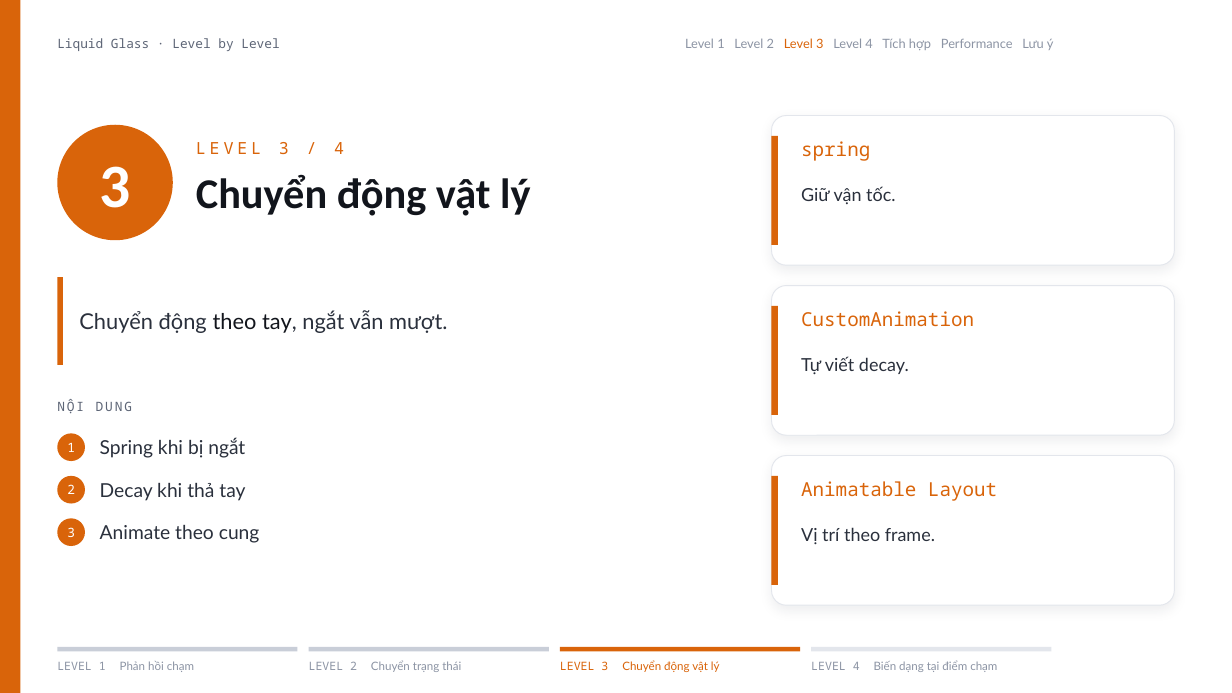
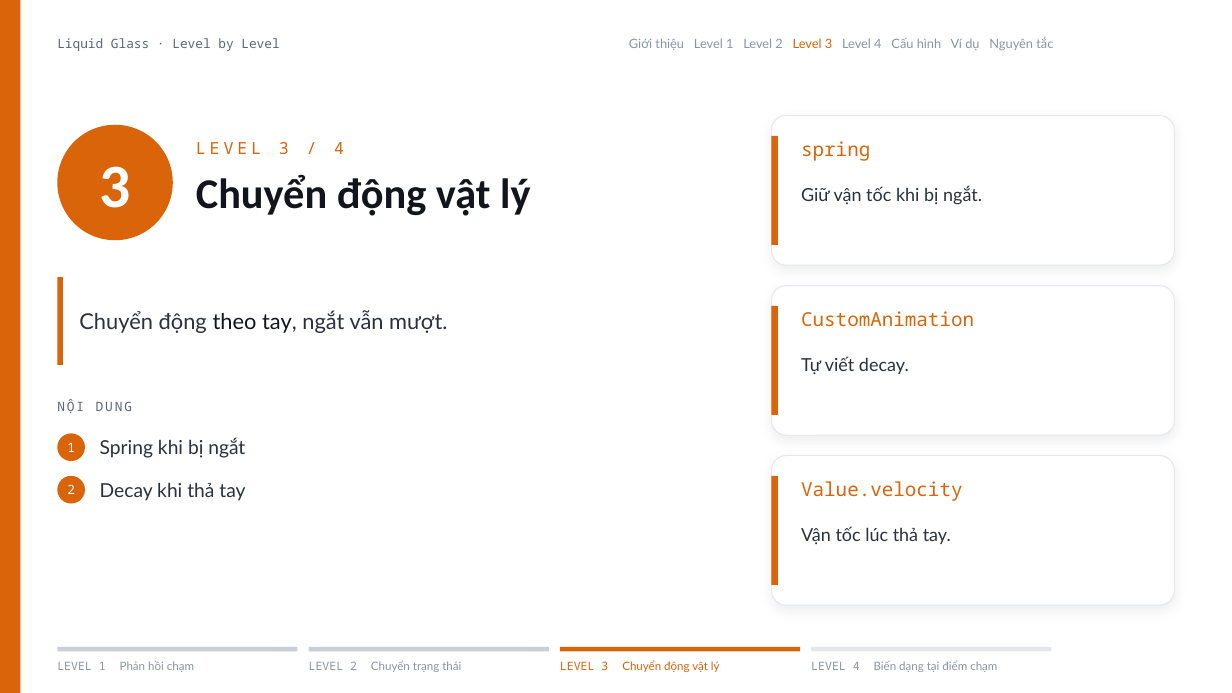
Before and after one commit to matech03/workshop-liquid-glass, a slide deck: slide 9 of slides/Trai-nghiem-Liquid-Glass.pptx (slide 8 before the commit). Drawn at 1232x693 pixels with LibreOffice and Linux fonts; fonts in the diff are those of the drawing. Boxes give left, top, right and bottom in pixels: in the first picture for what was removed or moved away, otherwise in the second. Text is boxed around its words. In the diff, an @@ line names an element or a change of style, - is before the commit and + after.

```diff
--- a/slides/Trai-nghiem-Liquid-Glass.pptx
+++ b/slides/Trai-nghiem-Liquid-Glass.pptx
@@ text at box(629, 37, 1053, 50): text changed @@
-Level 1 Level 2 Level 3 Level 4 Tích hợp Performance Lưu ý
+Giới thiệu Level 1 Level 2 Level 3 Level 4 Cấu hình Ví dụ Nguyên tắc
@@ text at box(801, 186, 982, 205): text changed @@
-Giữ vận tốc.
+Giữ vận tốc khi bị ngắt.
@@ text at box(801, 481, 963, 501): text changed @@
-Animatable Layout
+Value.velocity
@@ ellipse removed at box(57, 518, 85, 546) @@
@@ text removed at box(67, 527, 75, 537) @@
-3
@@ text removed at box(100, 525, 260, 543) @@
-Animate theo cung
@@ text at box(801, 526, 951, 544): text changed @@
-Vị trí theo frame.
+Vận tốc lúc thả tay.
```
Also in this commit, not shown: 11 other slides changed, 6 slides added, 5 slides removed, 51 other files.
